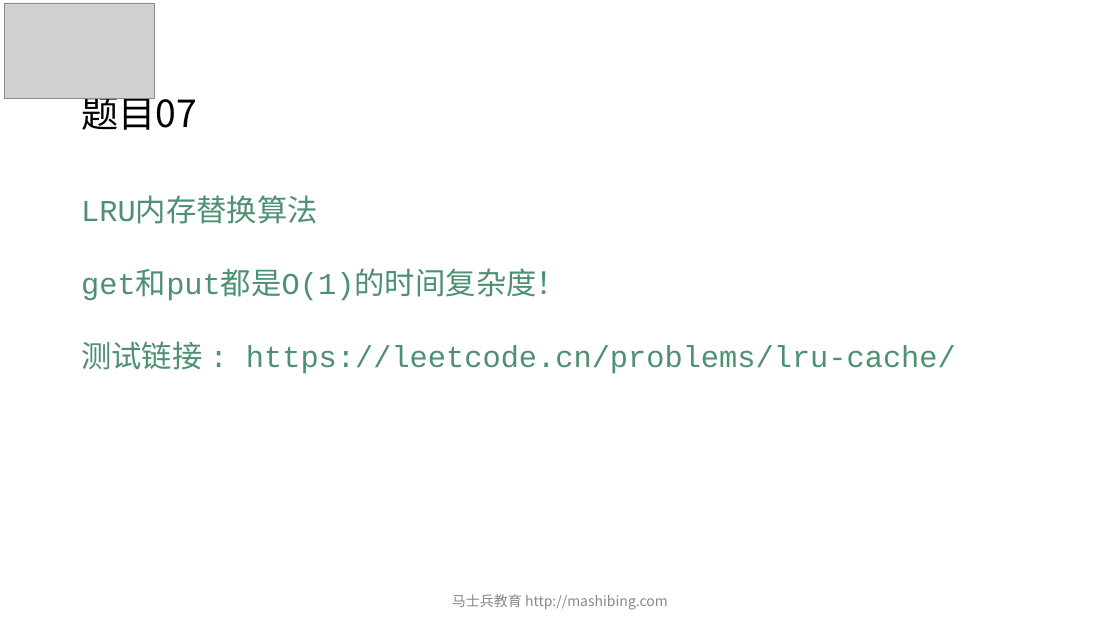
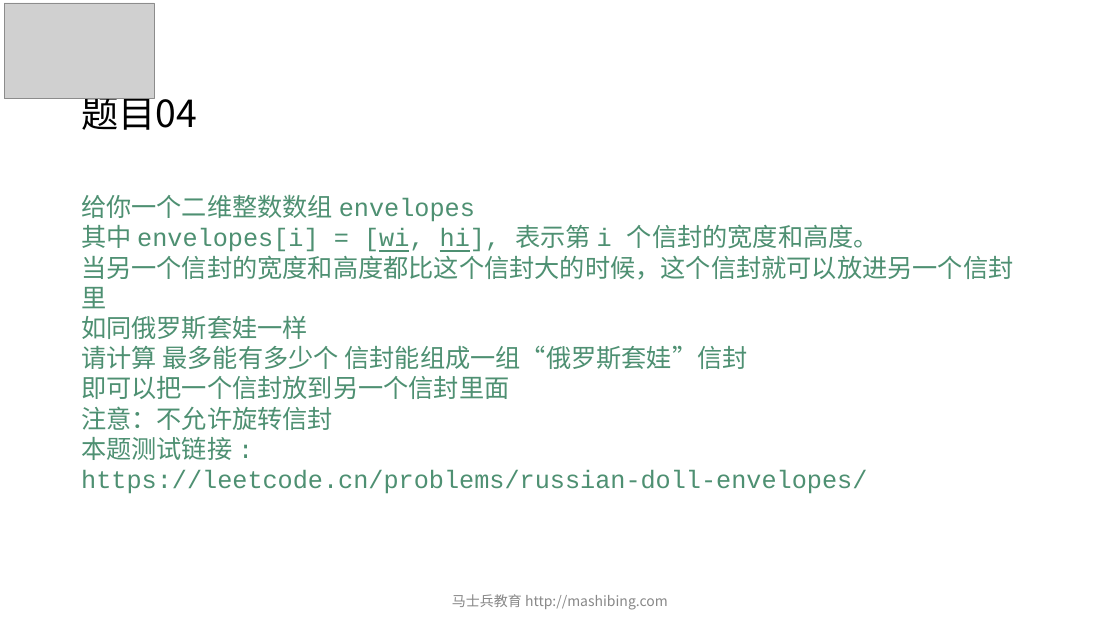
Before and after one commit to algorithmzuo/mca-algorithm-problems, a slide deck: slide 5 of 第03期/课堂ppt/powerpoint/第04节.pptx (slide 9 before the commit). Drawn at 1120x630 pixels with LibreOffice and Linux fonts; fonts in the diff are those of the drawing; grey boxes stand for pictures. Boxes give left, top, right and bottom in pixels: in the first picture for what was removed or moved away, otherwise in the second. Text is boxed around its words. In the diff, an @@ line names an element or a change of style, - is before the commit and + after.

```diff
--- a/第03期/课堂ppt/powerpoint/第04节.pptx
+++ b/第03期/课堂ppt/powerpoint/第04节.pptx
@@ title at <box>81,89,197,130</box>: text changed @@
-题目07
+题目04
@@ text at <box>81,195,1013,494</box>: text changed; size 26 to 21.6 pt @@
-LRU内存替换算法
-get和put都是O(1)的时间复杂度！
-测试链接 : https://leetcode.cn/problems/lru-cache/
+给你一个二维整数数组 envelopes
+其中 envelopes[i] = [wi, hi], 表示第 i 个信封的宽度和高度。
+当另一个信封的宽度和高度都比这个信封大的时候，这个信封就可以放进另一个信封里
+如同俄罗斯套娃一样
+请计算 最多能有多少个 信封能组成一组“俄罗斯套娃”信封
+即可以把一个信封放到另一个信封里面
+注意：不允许旋转信封
+本题测试链接 :
+https://leetcode.cn/problems/russian-doll-envelopes/
```
Also in this commit, not shown: 2 other slides changed, 4 slides removed, 10 other files.
